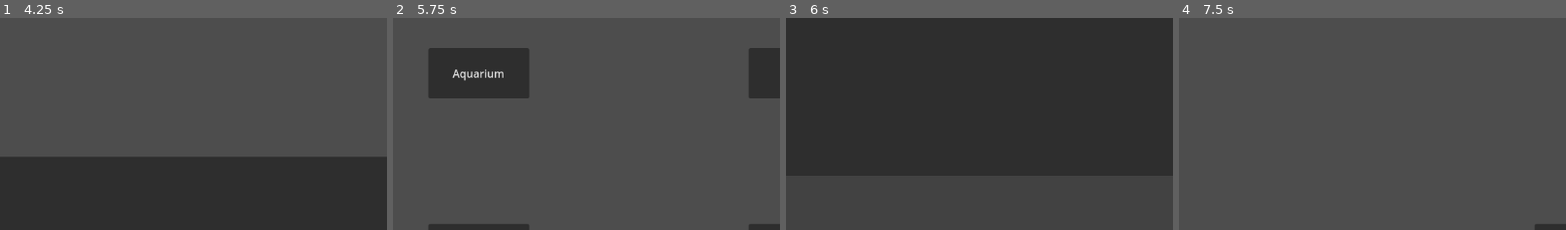
Above: before the commit, frames 1-4 (left to right).
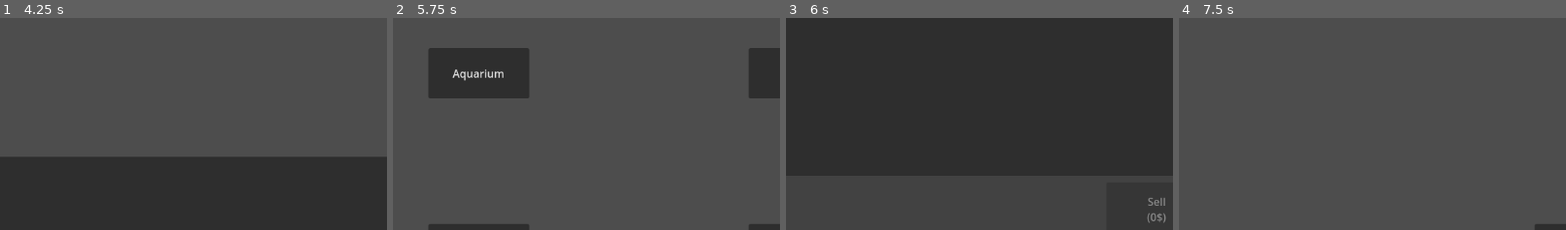
Above: after the commit, the same moments.

Repository: LeSaintRizBleu/poisson
Game: Godot game, scene res://core/aquarium/Aquarium.tscn
The game is run twice, just before and just after one commit, with the same random seed, the same clock (stepped at 60 frames per second) and the same inputs. The engine's default icon, where the game draws it, is replaced by a stand-in: a white triangle on a blue panel in a dark square.
Inputs:
- Up to frame 1 (4.25 s): click "Shop" at 0.5 s; click "Small Aquarium" at 1.25 s; click "Shop" at 2 s; click "Medium Aquarium" at 2.75 s; click "Shop" at 3.5 s
- Up to frame 2 (5.75 s): click "Big Aquarium" at 4.25 s; click "Return to Map" at 5 s
- Up to frame 3 (6 s): click "Inventory" at 5.75 s
- Up to frame 4 (7.5 s): click "X" at 6.5 s; click "Aquarium" at 7.25 s
The pictures show only the part of the screen within x 39-89%, y 36-86%; the shares and areas given below are measured in that part.

Frames 1-2 are identical in both runs. In frame 3, 0.2% of the frame differs, in the area x 93-98%, y 84-97%; in frame 4, nothing differs.

Commit message:
add sell button to inventory

Diff:
--- a/core/resources/FishInfo.gd
+++ b/core/resources/FishInfo.gd
@@ -5,8 +5,10 @@
 @export var name: String
 ## small description of the fish
 @export_multiline var description: String
-##the sprite of the fish
+## the sprite of the fish
 @export var sprite: CompressedTexture2D
+## the sell value of the fish
+@export var sell_value: int
 
 @export_group("visualisation")
 ## the speed of the shoal
@@ -58,3 +60,6 @@
 
 func get_sprite() -> CompressedTexture2D:
 	return sprite
+
+func get_sell_value() -> int:
+	return sell_value
--- a/core/ui/inventory/Inventory.gd
+++ b/core/ui/inventory/Inventory.gd
@@ -2,9 +2,11 @@
 class_name Inventory
 
 @onready var fish_container: GridContainer = $MarginContainer/MarginContainer/VBoxContainer/ScrollContainer/GridContainer
-@onready var description: Label = $MarginContainer/MarginContainer/VBoxContainer/MarginContainer/MarginContainer/Label
+@onready var description: Label = $MarginContainer/MarginContainer/VBoxContainer/MarginContainer/MarginContainer/HBoxContainer/Label
+@onready var sell_button: Button = $MarginContainer/MarginContainer/VBoxContainer/MarginContainer/MarginContainer/HBoxContainer/Sell
 
 var card: PackedScene = preload("res://core/ui/inventory/FishCard.tscn")
+var fish_info: FishInfo
 
 var map_url: String = "res://core/map/Map.tscn"
 
@@ -22,13 +24,27 @@
 			fish_container.add_child(instance)
 			instance.load_description.connect(_on_load_description)
 
-func _on_button_pressed() -> void:
-	quit()
-
 func quit() -> void:
 	get_tree().change_scene_to_file(map_url)
 
 func _on_load_description(fish_type: String) -> void:
 	var url: String = "res://resources/fishesInfo/"+fish_type+".tres"
-	var fish_info: FishInfo = load(url)
+	fish_info = load(url)
 	description.text = fish_type + " : \n" + fish_info.get_description()
+	sell_button.disabled = false
+	sell_button.text = "Sell\n(" + str(fish_info.get_sell_value()) + "$)"
+
+func clear_description() -> void:
+	description.text = ""
+	sell_button.disabled = true
+	sell_button.text = "Sell\n(0$)"
+
+func _on_sell_pressed() -> void:
+	Save.remove_fish_from_inventory(fish_info.get_fish_name())
+	clear_description()
+	load_inventory()
+	Save.add_money(fish_info.get_sell_value())
+
+
+func _on_button_pressed() -> void:
+	quit()
--- a/core/ui/inventory/Inventory.tscn
+++ b/core/ui/inventory/Inventory.tscn
@@ -79,8 +79,21 @@
 theme_override_constants/margin_right = 10
 theme_override_constants/margin_bottom = 10
 
-[node name="Label" type="Label" parent="MarginContainer/MarginContainer/VBoxContainer/MarginContainer/MarginContainer"]
+[node name="HBoxContainer" type="HBoxContainer" parent="MarginContainer/MarginContainer/VBoxContainer/MarginContainer/MarginContainer"]
 layout_mode = 2
+theme_override_constants/separation = 20
+
+[node name="Label" type="Label" parent="MarginContainer/MarginContainer/VBoxContainer/MarginContainer/MarginContainer/HBoxContainer"]
+layout_mode = 2
+size_flags_horizontal = 3
 size_flags_vertical = 1
 
+[node name="Sell" type="Button" parent="MarginContainer/MarginContainer/VBoxContainer/MarginContainer/MarginContainer/HBoxContainer"]
+custom_minimum_size = Vector2(150, 0)
+layout_mode = 2
+disabled = true
+text = "Sell
+(0$)"
+
 [connection signal="pressed" from="MarginContainer/MarginContainer/VBoxContainer/HBoxContainer/Button" to="." method="_on_button_pressed"]
+[connection signal="pressed" from="MarginContainer/MarginContainer/VBoxContainer/MarginContainer/MarginContainer/HBoxContainer/Sell" to="." method="_on_sell_pressed"]
--- a/resources/fishesInfo/test1.tres
+++ b/resources/fishesInfo/test1.tres
@@ -8,6 +8,7 @@
 name = "test1"
 description = "Gros poisson bleuté qui va vite tah les oufs. nan vrament la vitesse du man est impressionantes."
 sprite = ExtResource("2_to58y")
+sell_value = 50
 speed = 80
 max_in_shoal = 5
 rotation_speed = 0.1
--- a/resources/fishesInfo/test2.tres
+++ b/resources/fishesInfo/test2.tres
@@ -8,6 +8,7 @@
 name = "test2"
 description = "Petit poisson vert. il est la il chill. rien de particulier sur lui."
 sprite = ExtResource("2_lo7ux")
+sell_value = 30
 speed = 30
 max_in_shoal = 15
 rotation_speed = 0.1
